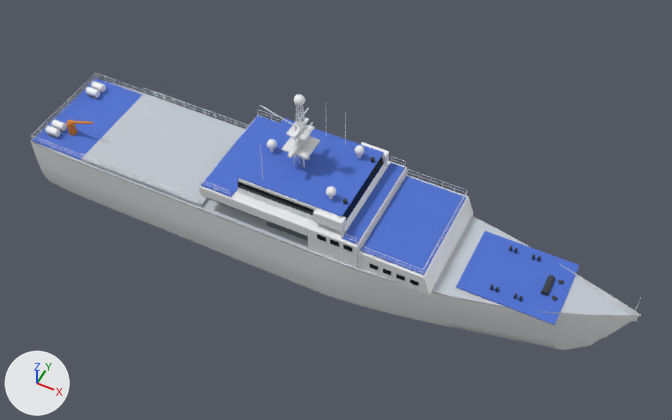
An edit to the glTF model public/models/brp-gabriela-silang.glb, drawn before and after from the same camera.
The view is the same before and after, from a 50 mm camera at (38.7, -73.0, 98.3) aimed at (3.0, -1.7, 9.1). The lights are fixed; the arrows at lower left show +X, +Y and +Z. The first picture is the older version. Vertices at exactly the same position are counted once.

Objects in the first picture: 'BridgeWindows', 'Fittings', 'Hull', 'MainDeck', 'Mast', 'Railings', 'Superstructure' and 5 more.
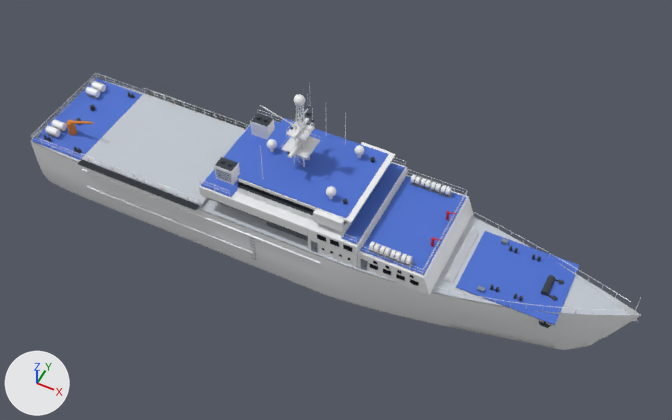
Commit message: Add finer detail and weathering to the 3D BRP Gabriela Silang

Where the change shows, as pixel boxes [x1, y1, x2, y2] in the pictures (672 x 420 px; the box of a moved part takes in the faces that stretch with it):
'Details', added
    after: [33, 78, 631, 328]
    faces in mat_white (white #f2f4f6): [82, 116, 479, 283]
    faces in mat_net (dark grey #2a2f36): [78, 90, 249, 211]
    faces in mat_dark (greyish blue #353c46): [44, 82, 559, 328]
    faces in mat_steel (grey #9aa3ad): [33, 78, 508, 293]
    faces in mat_rail (white #e6eaee): [281, 118, 631, 314]
part 1 of me_bridgewindows, moved or reshaped
    before: [238, 157, 384, 220]
    after: [238, 181, 347, 225]
part 2 of me_fittings, moved or reshaped
    before: [237, 118, 384, 217]
    after: [237, 118, 389, 218]
part 3 of me_superstructure, moved or reshaped
    before: [238, 164, 387, 233]
    after: [238, 179, 346, 222]

The change in detail:
Material 'Red' (mat_red) is new.
Its base color is (0.578, 0.00518, 0.0273) (red #c8102e).
Material 'Net' (mat_net) is new.
Its base color is (0.0232, 0.0284, 0.0369) (dark grey #2a2f36).
Its roughness is 0.9.
me_bridgewindows is used by ob_bridgewindows; location (0.0, 0.0, 0.0).
me_bridgewindows had 8 vertices, 12 faces and spanned x -8.6..6.2, y -6.3..6.3, z 12.3..13.3.
me_bridgewindows now has 8 vertices, 12 faces and spans x -8.6..6.66, y -6.3..6.3, z 12.3..13.3.
Part 1, on me_bridgewindows:
Vertex 1 of me_bridgewindows moves from (6.2, -6.3, 12.3) at pixel (342, 226) to (6.27, -6.3, 12.3) at pixel (342, 226).
Vertex 2 of me_bridgewindows moves from (5.85, -6.3, 13.3) to (6.66, -6.3, 13.3) at pixel (345, 222).
Vertex 5 of me_bridgewindows moves from (6.2, 6.3, 12.3) at pixel (385, 160) to (6.27, 6.3, 12.3).
Vertex 6 of me_bridgewindows moves from (5.85, 6.3, 13.3) to (6.66, 6.3, 13.3).
me_fittings has 1654 vertices, 3028 faces and spans x -41.8..41.5, y -7.7..7.7, z 7.0..19.8.
me_fittings is used by ob_fittings; location (0.0, 0.0, 0.0).
Before the commit, vertices of me_fittings: 188 (6.0, -6.1, 13.8) at pixel (341, 216), 189 (6.0, -6.1, 13.9) at pixel (341, 216), 190 (6.0, 6.1, 13.8) at pixel (383, 153), 191 (6.0, 6.1, 13.9) at pixel (383, 152).
Part 2, on me_fittings:
Vertices 188 to 191 of me_fittings move by (0.7, 0.0, 0.0).
me_superstructure has 278 vertices, 540 faces and spans x -13.7..18.6, y -7.6..7.6, z 7.0..13.8.
me_superstructure is used by ob_superstructure; location (0.0, 0.0, 0.0).
me_superstructure part 3: all 28 vertices in x 5.5..6.6, y -6.2..6.2, z 11.2..13.8 are scaled about their middle by (-0.991, 1, 1), then moved by (0.2, 0.0, 0.0).
Mesh me_details is new.
It has 3158 vertices, 5040 faces and spans x -41.9..40.6, y -8.6..8.6, z 1.2..26.8.
It uses material mat_white (white #f2f4f6).
It uses material mat_dark (greyish blue #353c46).
It uses material mat_steel (grey #9aa3ad).
It uses material mat_glass (dark blue #17212c).
It uses material mat_red (red #c8102e).
It uses material mat_net (dark grey #2a2f36).
It uses material mat_orange (orange #d9822b).
It uses material mat_rail (white #e6eaee).
It uses material mat_mast (white #eef1f4).
Object 'Details' (ob_details) is new; it shows me_details.
Its location is (0.0, 0.0, 0.0).
